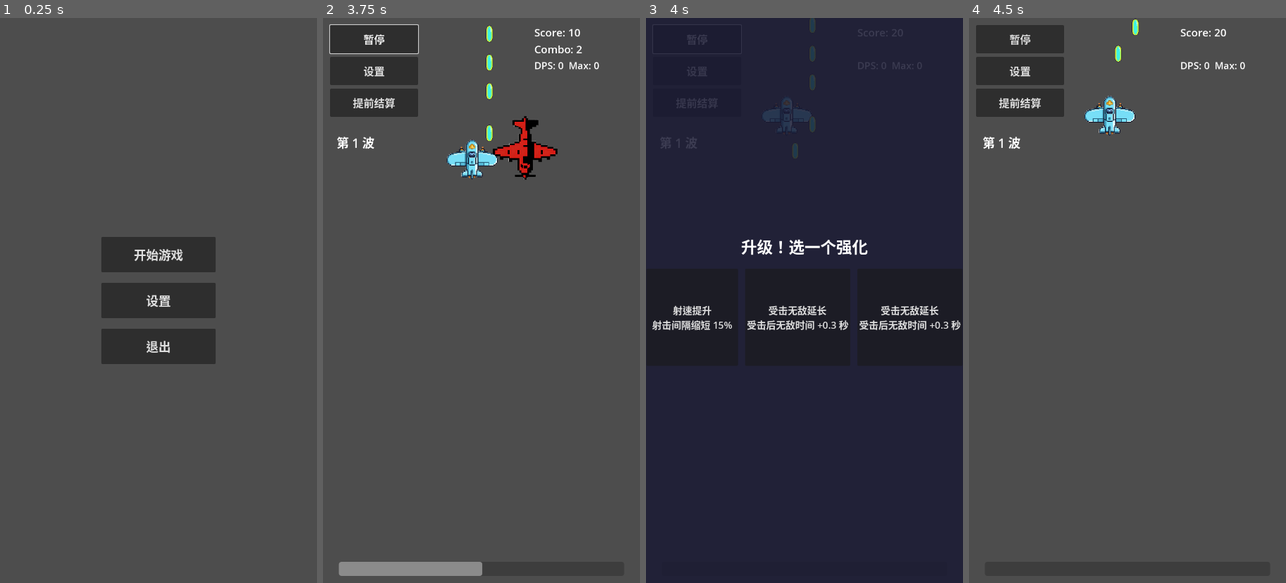
Above: before the commit, frames 1-4 (left to right).
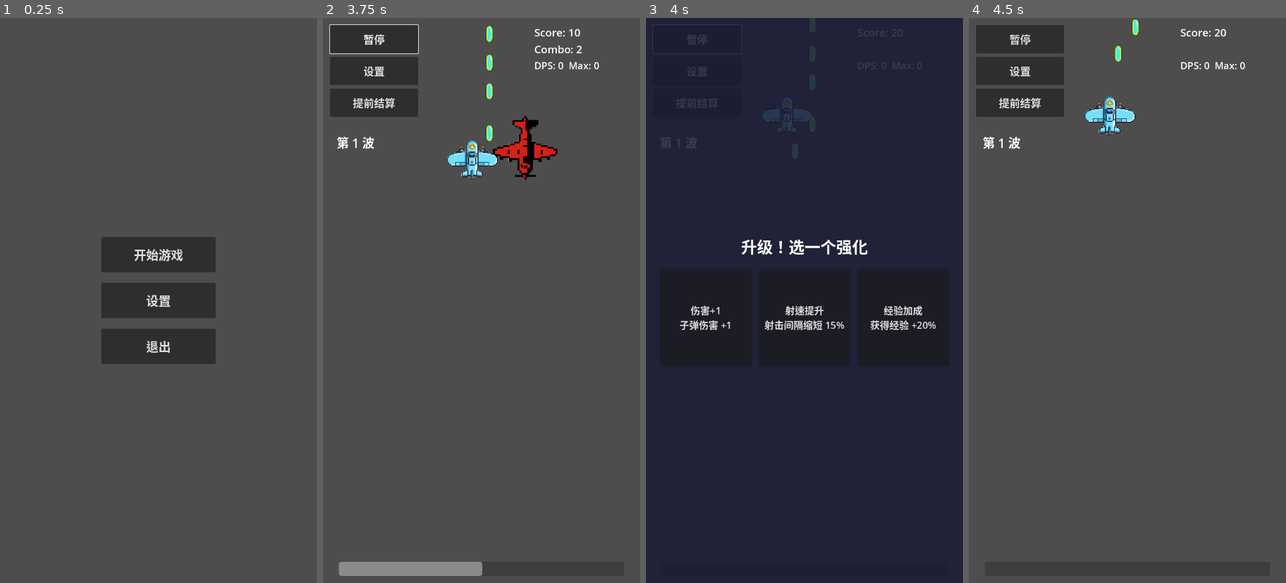
Above: after the commit, the same moments.

Repository: qingzhixing/plane-war
Game: Godot game, scene res://scenes/MainMenu.tscn
Two runs of this game, one before a commit and one after it. Both use one fixed random seed, a clock stepped at 60 frames per second and the inputs below. This scene is started directly instead of the project's main scene. Sound files missing from this copy of the repository are replaced by a short silence.
Inputs (mouse positions are in pixels of both pictures, inside the frame that each line leads up to):
- Up to frame 1 (0.25 s): no input
- Up to frame 2 (3.75 s): click "开始游戏" at 0.5 s; click "暂停" at 1.25 s; click "继续" at 2 s; tap Enter at 2.75 s; move the mouse to (465, 413) at 2.77 s; hold W 2.78-3.5 s; tap P at 2.85 s; click (465, 413) at 2.92 s; drag from (576, 385) to (525, 119) at 3.52 s
- Up to frame 3 (4 s): no input
- Up to frame 4 (4.5 s): click "射速提升 射击间隔缩短 15%" at 4.25 s

Frames 1-2 are identical in both runs. In frame 3, 1.6% of the frame differs, in the area x 2-100%, y 50-56%; in frame 4, nothing differs.

Commit message:
♻️ REFACTOR: 移除受击无敌并收紧多弹散射角
Made-with: Cursor

Diff:
--- a/scripts/game_over.gd
+++ b/scripts/game_over.gd
@@ -75,16 +75,8 @@
 	pass
 
 func _on_continue_pressed() -> void:
-	if _main == null or not _main.has_method("use_continue"):
-		return
-	var p := _main.get_node_or_null(_main.player_path) as Node
-	if p != null and p.has_method("set_heal") and p.has_method("get_max_hp") and p.has_method("set_invincible"):
-		_main.use_continue()
-		var max_hp_val: int = p.get_max_hp()
-		p.set_heal(int(ceil(max_hp_val * 0.5)))
-		p.set_invincible(1.0)
-	visible = false
-	get_tree().paused = false
+	# 旧的“继续游玩 + 回复 HP + 无敌”机制已移除，本函数保留占位以兼容旧场景结构，不再执行任何逻辑。
+	pass
 
 func _on_restart_pressed() -> void:
 	get_tree().paused = false
--- a/scripts/player.gd
+++ b/scripts/player.gd
@@ -9,12 +9,10 @@
 var _has_pointer: bool = false
 var _pointer_pos: Vector2
 var _last_pointer_pos: Vector2
-var _invincible_timer: float = 0.0
 var bullet_damage: int = 1
-var _hit_invincibility_duration: float = 0.5
 var _bullet_count: int = 1
 const _max_bullet_count: int = 6
-const _spread_rad_per_bullet: float = 0.2
+const _spread_rad_per_bullet: float = 0.12
 @onready var _fallback_bullet_scene: PackedScene = preload("res://scenes/bullets/PlayerBullet.tscn")
 
 func _ready() -> void:
@@ -57,8 +55,6 @@
 			_last_pointer_pos = e.position
 
 func _process(delta: float) -> void:
-	if _invincible_timer > 0.0:
-		_invincible_timer -= delta
 	_update_movement(delta)
 	_update_shooting(delta)
 
@@ -105,9 +101,6 @@
 		scene.add_child(bullet)
 
 func apply_damage(_amount: int) -> void:
-	if _invincible_timer > 0.0:
-		return
-	_invincible_timer = _hit_invincibility_duration
 	get_tree().call_group("battle_stats_manager", "on_player_hit")
 
 func get_bullet_count() -> int:
@@ -119,9 +112,6 @@
 func release_pointer() -> void:
 	_has_pointer = false
 
-func set_invincible(seconds: float) -> void:
-	_invincible_timer = seconds
-
 func apply_upgrade(upgrade_id: String) -> void:
 	match upgrade_id:
 		"fire_rate":
@@ -130,5 +120,3 @@
 			bullet_damage += 1
 		"multi_shot":
 			_bullet_count = mini(_bullet_count + 1, _max_bullet_count)
-		"hit_invincibility":
-			_hit_invincibility_duration += 0.3
--- a/scripts/upgrade_ui.gd
+++ b/scripts/upgrade_ui.gd
@@ -3,13 +3,11 @@
 const UPGRADES: Array[Dictionary] = [
 	{"id": "fire_rate", "name": "射速提升", "desc": "射击间隔缩短 15%"},
 	{"id": "damage", "name": "伤害+1", "desc": "子弹伤害 +1"},
-	{"id": "multi_shot", "name": "弹数+1", "desc": "每次射击多 1 发，角度分散"},
-	{"id": "hit_invincibility", "name": "受击无敌延长", "desc": "受击后无敌时间 +0.3 秒"},
+	{"id": "multi_shot", "name": "弹数+1", "desc": "每次射击多 1 发，更集中但略微分散"},
 	{"id": "exp_up", "name": "经验加成", "desc": "获得经验 +20%"},
 	{"id": "fire_rate", "name": "射速提升", "desc": "射击间隔缩短 15%"},
 	{"id": "damage", "name": "伤害+1", "desc": "子弹伤害 +1"},
-	{"id": "multi_shot", "name": "弹数+1", "desc": "每次射击多 1 发，角度分散"},
-	{"id": "hit_invincibility", "name": "受击无敌延长", "desc": "受击后无敌时间 +0.3 秒"},
+	{"id": "multi_shot", "name": "弹数+1", "desc": "每次射击多 1 发，更集中但略微分散"},
 	{"id": "exp_up", "name": "经验加成", "desc": "获得经验 +20%"},
 ]
 
